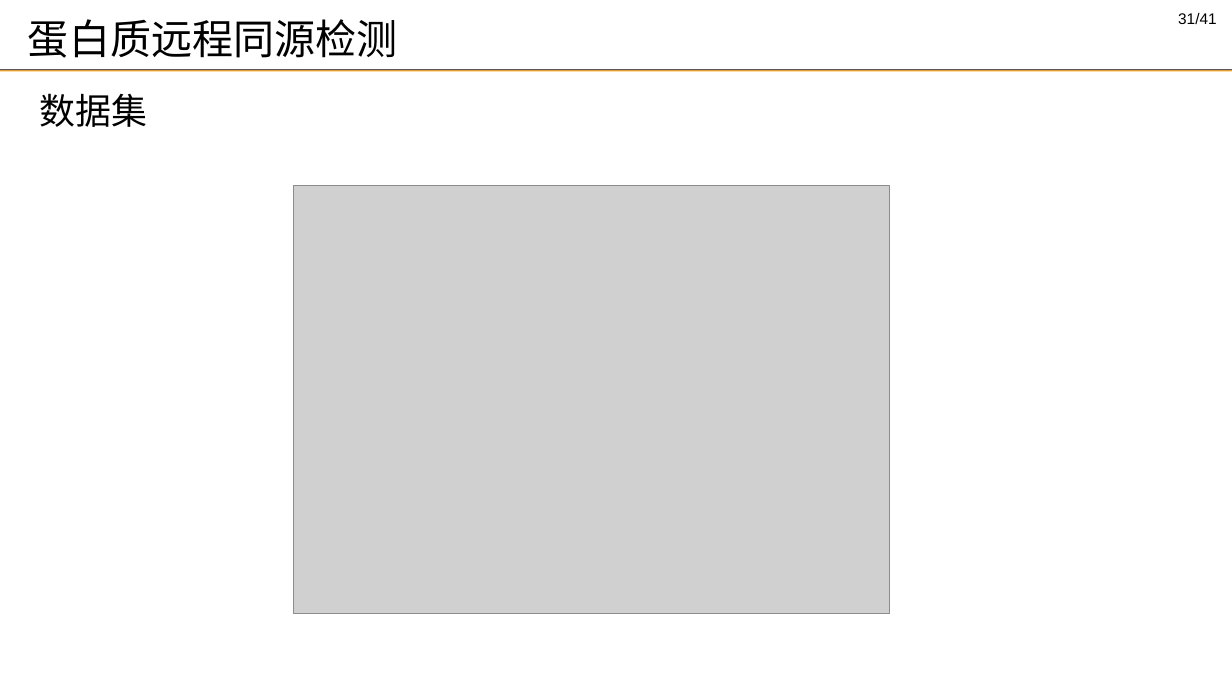
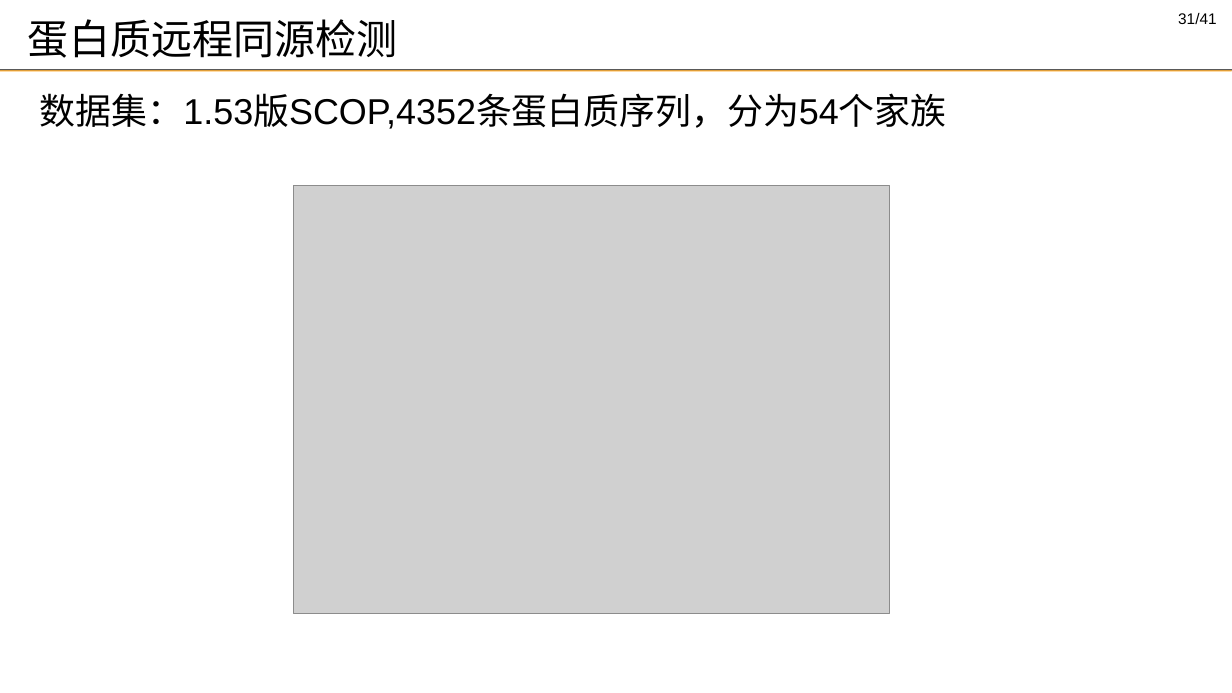
Before and after one commit to DMRookie/finaldesign, a slide deck: slide 31 of 答辩_谢思发.pptx. Drawn at 1232x693 pixels with LibreOffice and Linux fonts; fonts in the diff are those of the drawing; grey boxes stand for pictures; background and template pictures are left out. Boxes give left, top, right and bottom in pixels: in the first picture for what was removed or moved away, otherwise in the second. Text is boxed around its words. In the diff, an @@ line names an element or a change of style, - is before the commit and + after.

```diff
--- a/答辩_谢思发.pptx
+++ b/答辩_谢思发.pptx
@@ text at bbox=[40, 93, 947, 129]: text changed @@
-数据集
+数据集：1.53版SCOP,4352条蛋白质序列，分为54个家族
```
Also in this commit, not shown: 6 other slides changed.
